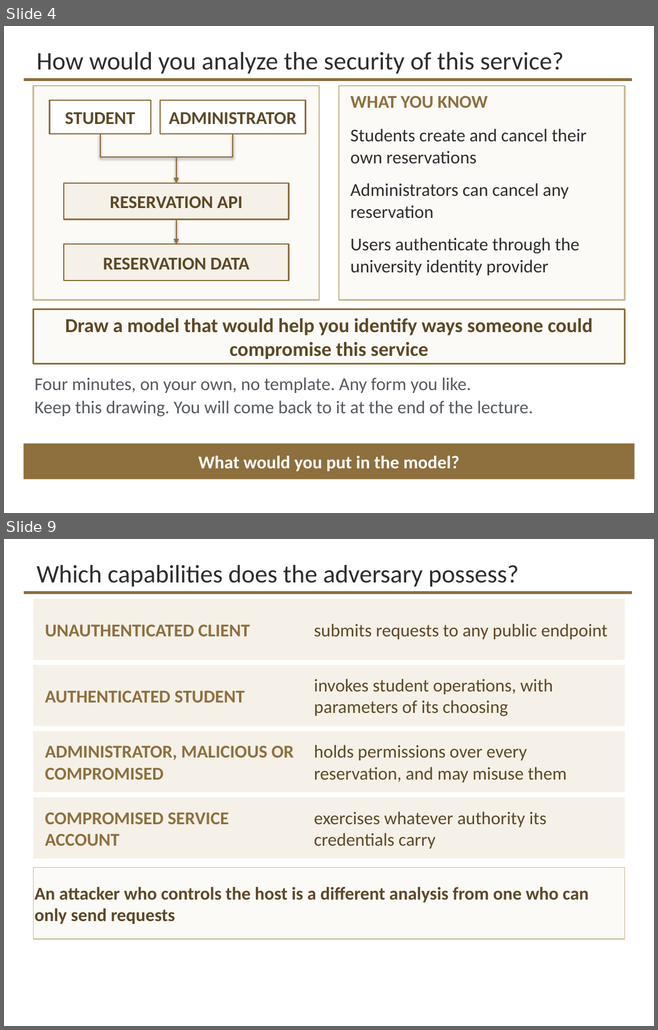
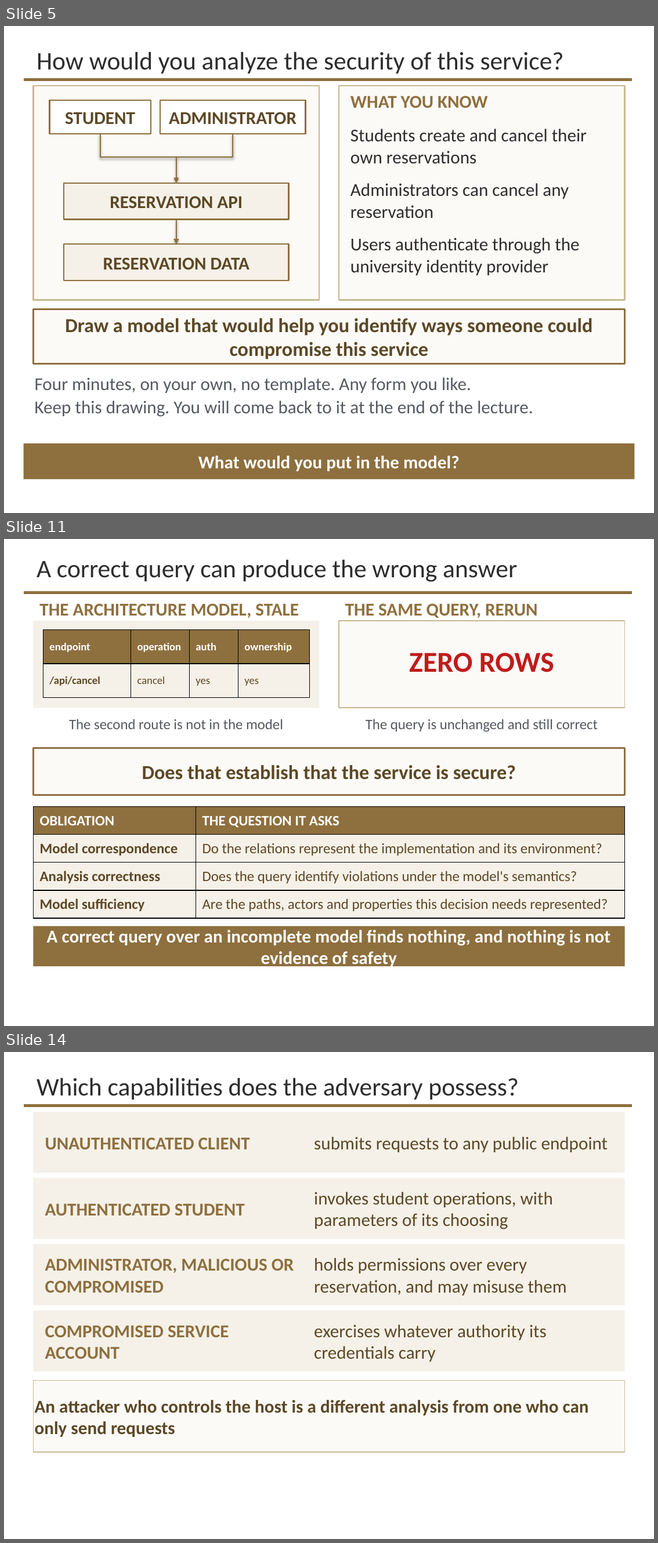
Before and after one commit to davisjam/model-based-agentic-software-engineering, a slide deck: course/lectures/act-3-software-in-the-world/05-security-engineering/3-5-Security-Engineering-1-Threat-Modeling.pptx. Shown one above the other, each under a label of ours: slides 4 and 9 before the commit, slides 5, 11 and 14 after it; the slides between them are not shown. The pictures are 658x1030 and 658x1543 pixels, drawn with LibreOffice and Linux fonts; fonts in the diff are those of the drawing; background and template pictures are left out. Boxes give left, top, right and bottom in pixels: in the first picture for what was removed or moved away, otherwise in the second. Text is boxed around its words. In the diff, an @@ line names an element or a change of style, - is before the commit and + after.

```diff
--- a/course/lectures/act-3-software-in-the-world/05-security-engineering/3-5-Security-Engineering-1-Threat-Modeling.pptx
+++ b/course/lectures/act-3-software-in-the-world/05-security-engineering/3-5-Security-Engineering-1-Threat-Modeling.pptx
@@ slide 11 added at <box>4,539,654,1026</box>, background #FFFFFF; not listed: 1 template element that a slide beside it also shows @@
@@ title added at <box>36,559,517,582</box>, 28 pt, text #2D2D2D @@
+A correct query can produce the wrong answer
@@ text added at <box>39,603,299,618</box>, 20 pt, text #8E6F3E, bold @@
+THE ARCHITECTURE MODEL, STALE
@@ text added at <box>345,603,537,618</box>, 20 pt, text #8E6F3E, bold @@
+THE SAME QUERY, RERUN
@@ rectangle added at <box>33,621,319,708</box>, fill #F5F1E8 @@
@@ rectangle added at <box>339,621,625,708</box>, fill #FCFAF6, outline #C9B991 1 pt @@
@@ table added at <box>43,630,309,697</box>, 2 rows, 4 columns @@
+endpoint | operation | auth | ownership
+/api/cancel | cancel | yes | yes
@@ text added at <box>409,653,554,672</box>, 32 pt, text #C01B1B, bold @@
+ZERO ROWS
@@ text added at <box>69,719,283,729</box>, 16 pt, text #555960 @@
+The second route is not in the model
@@ text added at <box>365,719,597,732</box>, 16 pt, text #555960 @@
+The query is unchanged and still correct
@@ rectangle added at <box>33,748,625,795</box>, fill #FCFAF6, outline #8E6F3E 2.25 pt, 22 pt, text #5C4826, bold @@
+Does that establish that the service is secure?
@@ table added at <box>33,806,625,918</box>, 4 rows, 2 columns @@
+OBLIGATION | THE QUESTION IT ASKS
+Model correspondence | Do the relations represent the implementation and its environment?
+Analysis correctness | Does the query identify violations under the model's semantics?
+Model sufficiency | Are the paths, actors and properties this decision needs represented?
@@ rectangle added at <box>33,926,625,966</box>, fill #8E6F3E, 20 pt, text #FFFFFF, bold @@
+A correct query over an incomplete model finds nothing, and nothing is not evidence of safety
@@ what was slide 4 is now slide 5 @@
@@ what was slide 9 is now slide 14 @@
```
Also in this commit, not shown: 9 slides changed, 7 other slides added, 29 other files.
